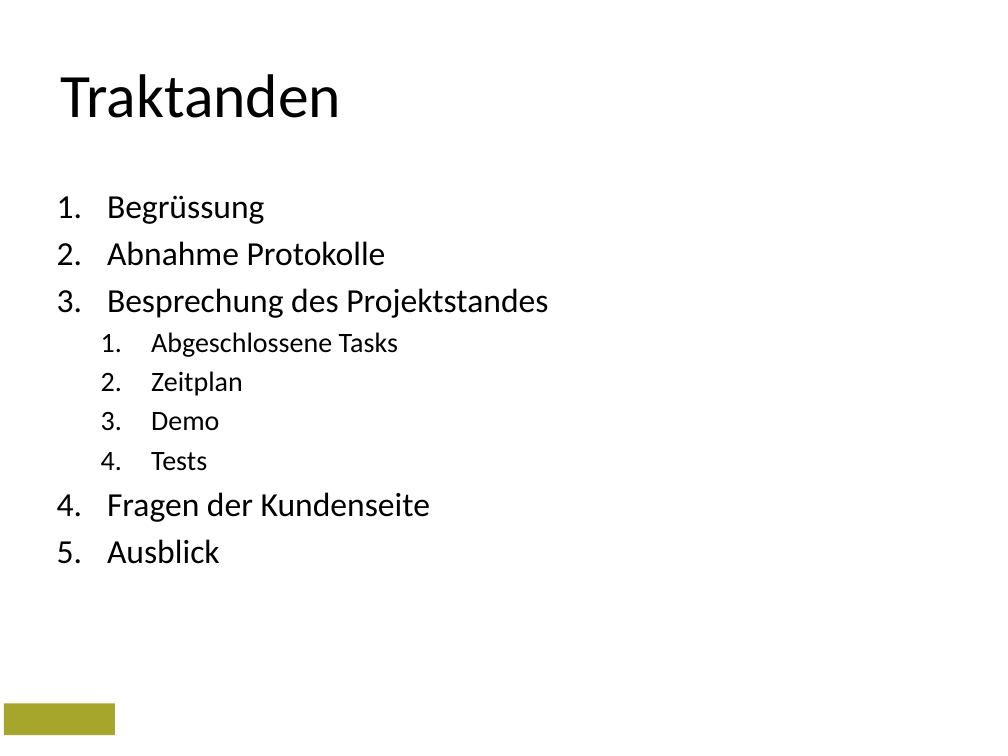
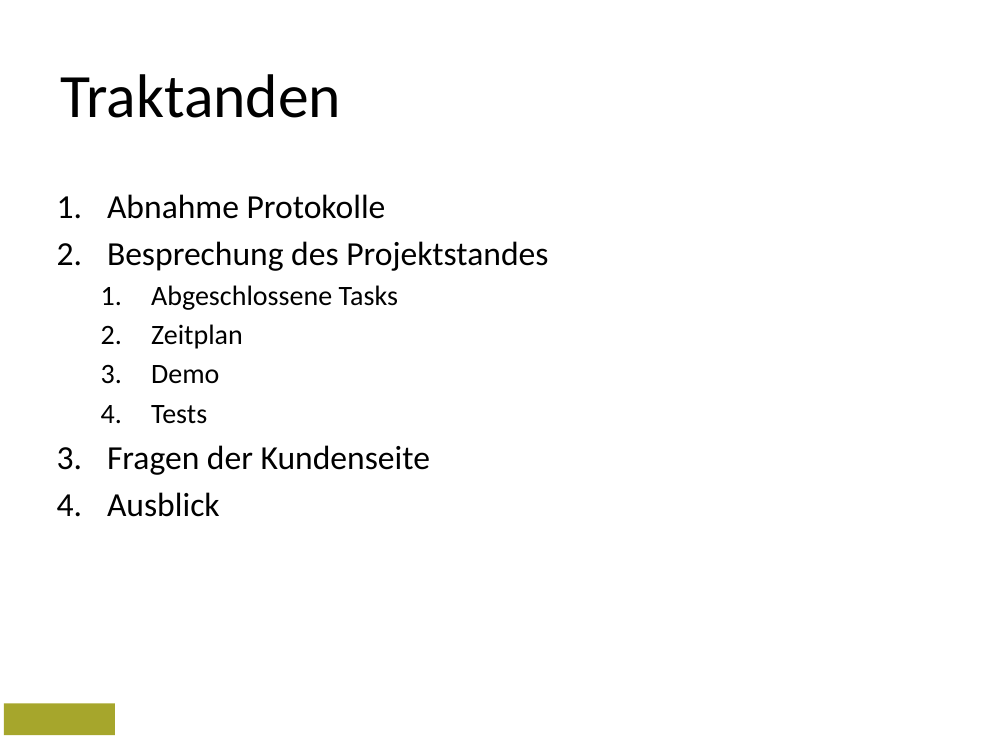
Before and after one commit to hsrdnguyen/PSIT2, a slide deck: slide 2 of documents/00_Sitzungen/Meilenstein_3/Meilenstein_3.pptx. Drawn at 1008x756 pixels with LibreOffice and Linux fonts; fonts in the diff are those of the drawing; background and template pictures are left out. Boxes give left, top, right and bottom in pixels: in the first picture for what was removed or moved away, otherwise in the second. Text is boxed around its words. In the diff, an @@ line names an element or a change of style, - is before the commit and + after.

Commit message:
Präsi angepasst #68

```diff
--- a/documents/00_Sitzungen/Meilenstein_3/Meilenstein_3.pptx
+++ b/documents/00_Sitzungen/Meilenstein_3/Meilenstein_3.pptx
@@ text at [107, 196, 264, 224]: paragraph removed @@
-1. Begrüssung
```
